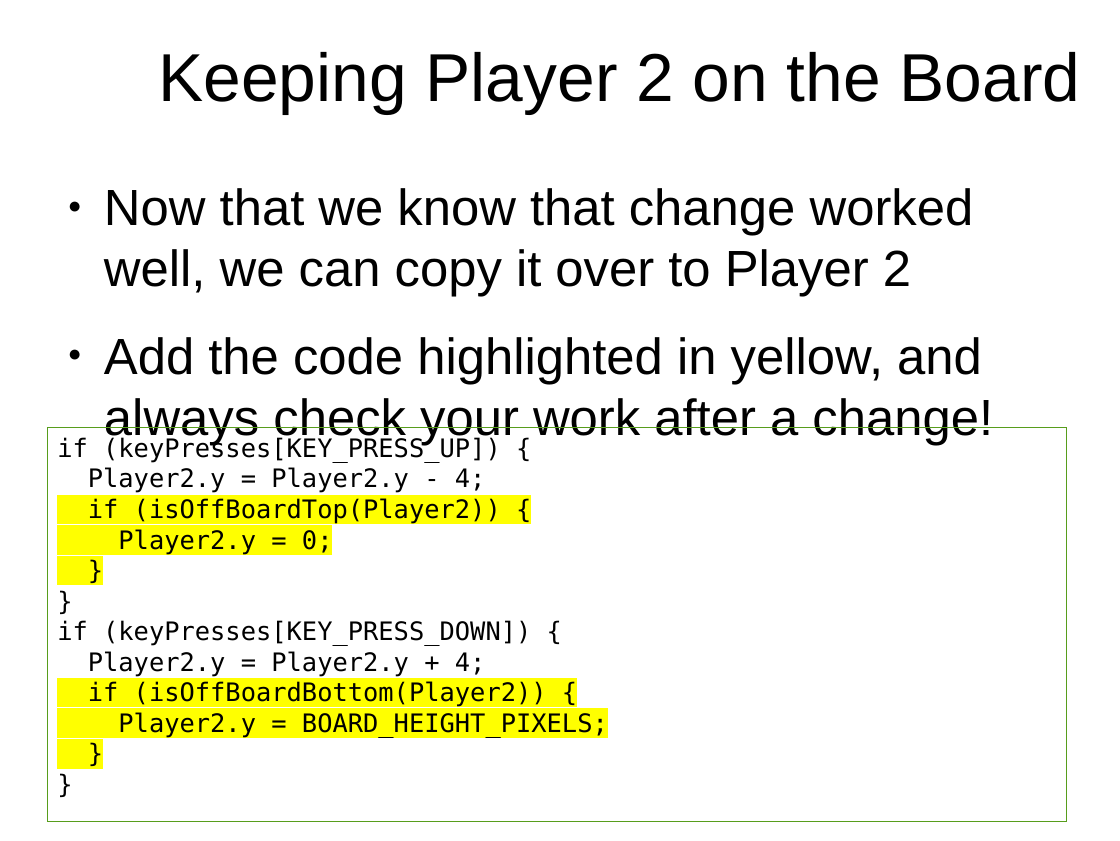
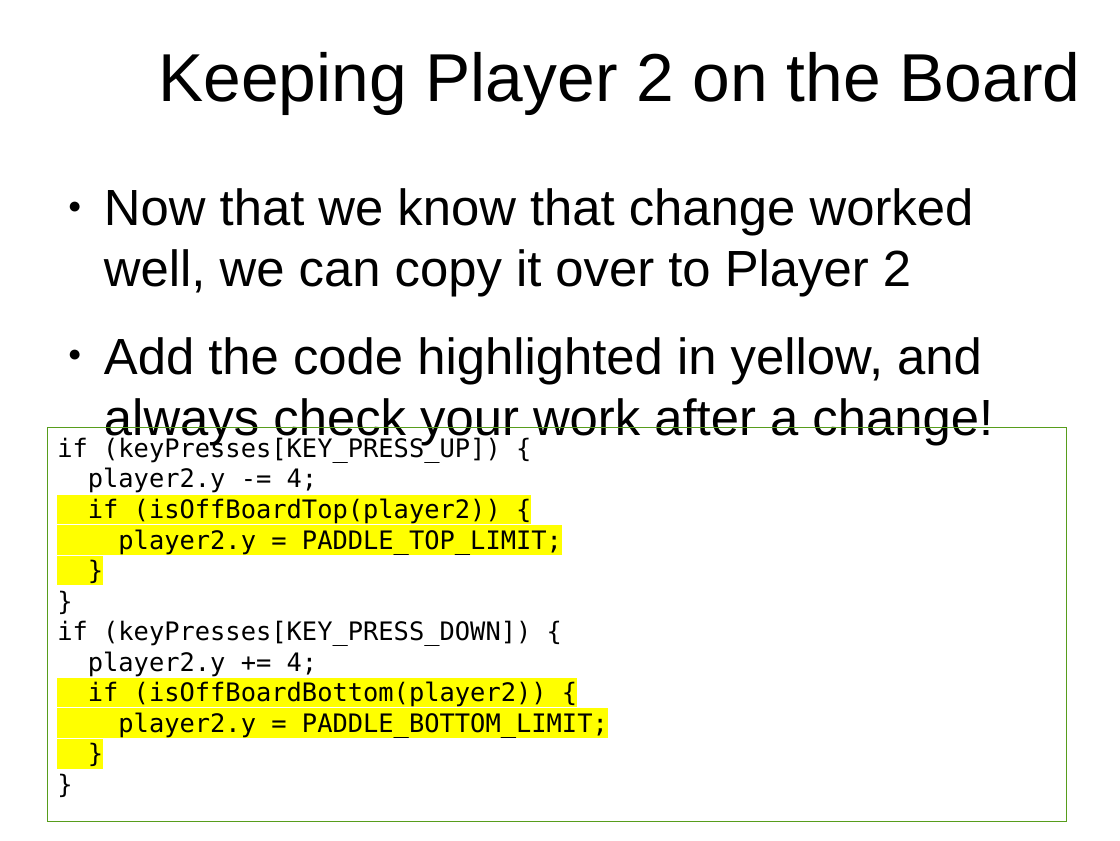
Before and after one commit to hillylew/PaddleBattle, a slide deck: slide 28 of PaddleBattle - Explorathon.odp. Drawn at 1120x841 pixels with LibreOffice and Linux fonts; fonts in the diff are those of the drawing; background and template pictures are left out. Boxes give left, top, right and bottom in pixels: in the first picture for what was removed or moved away, otherwise in the second. Text is boxed around its words. In the diff, an @@ line names an element or a change of style, - is before the commit and + after.

```diff
--- a/PaddleBattle - Explorathon.odp
+++ b/PaddleBattle - Explorathon.odp
@@ text in rectangle at <box>88,467,562,554</box>: text changed @@
-Player2.y = Player2.y - 4;
-if (isOffBoardTop(Player2)) {
-Player2.y = 0;
+player2.y -= 4;
+if (isOffBoardTop(player2)) {
+player2.y = PADDLE_TOP_LIMIT;
@@ text in rectangle at <box>88,651,608,737</box>: text changed @@
-Player2.y = Player2.y + 4;
-if (isOffBoardBottom(Player2)) {
-Player2.y = BOARD_HEIGHT_PIXELS;
+player2.y += 4;
+if (isOffBoardBottom(player2)) {
+player2.y = PADDLE_BOTTOM_LIMIT;
```
Also in this commit, not shown: 17 other slides changed, 2 other files.
